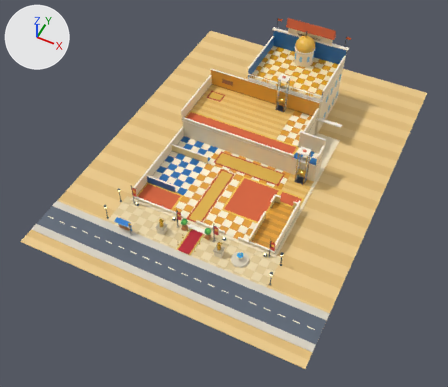
One commit to the glTF model art3d/venues/sunspire/shell.glb: the scene before it, then after it.
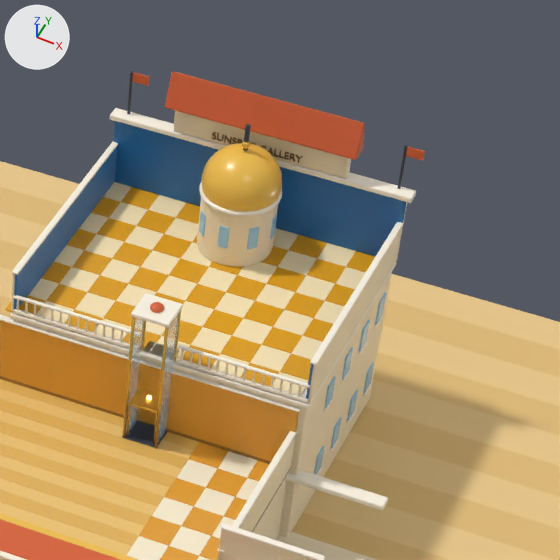
Each version appears first whole from a 50 mm lens placed at (31.16, -58.62, 55.21), pointed at (9.07, -14.44, -0.01), and next in a close-up on the part from 55% to 86% of the width and 0% to 36% of the height. Every picture has the same lights, and +X, +Y and +Z are marked at upper left. The first two pictures are the older version. Vertices at exactly the same position are counted once.

In view in the first close-up: 'building', 'cabin_sun_terrace', 'crown', 'dome', 'floor_floor_1', 'floor_sun_terrace', 'grounds', 'lift_sun_terrace'.
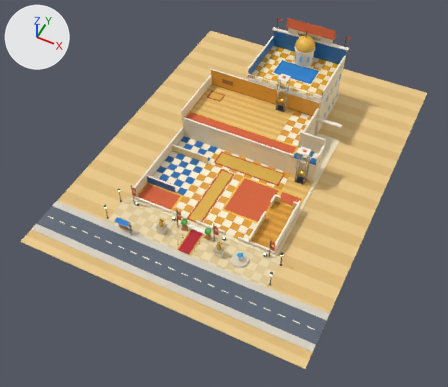
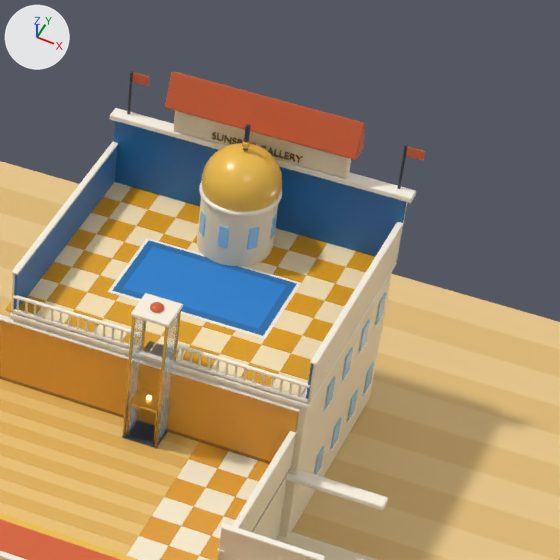
What differs and where, as boxes [x1, y1, x2, y2] in the close-ups (560 x 560 px):
part 1 of me_cube_423, added
    after: [112, 241, 297, 336]
part 2 of me_cube_423, added (blue)
    after: [123, 247, 286, 329]
part 3 of me_cube_423, added
    after: [108, 238, 301, 339]

What the commit changed:
Material 'toy_2583D0_60' (mat_toy_2583d0_60) is new.
Its base color is (0.0185, 0.227, 0.631) (blue #2583d0).
Its roughness is 0.6.
Material 'toy_1F6FB0_60' (mat_toy_1f6fb0_60) is new.
Its base color is (0.0137, 0.159, 0.434) (blue #1f6fb0).
Its roughness is 0.6.
me_cube_423 is used by ob_floor_sun_terrace; location (0.0, 0.0, 0.0).
me_cube_423 had 9776 vertices, 20084 faces and spanned x 5.0..15.41, y -0.08..8.11, z 0.0..8.23.
me_cube_423 now has 9840 vertices, 20200 faces and spans x 5.0..15.41, y -0.08..8.11, z 0.0..8.23.
me_cube_423 part 1: a new loose piece of 24 vertices spanning x 7.7..12.9, y 2.4..5.4, z 5.78..5.8, in mat_toy_1f6fb0_60 (blue #1f6fb0).
me_cube_423 part 2: a new loose piece of 24 vertices spanning x 7.95..12.65, y 2.65..5.15, z 5.78..5.81, in mat_toy_2583d0_60 (blue #2583d0).
me_cube_423 part 3: a new loose piece of 16 vertices spanning x 7.58..13.02, y 2.28..5.52, z 5.77..5.79, in mat_toy_fff7e6_40 (pale yellow #fff7e6).
me_cube_423 gains material mat_toy_1f6fb0_60 (blue #1f6fb0).
me_cube_423 gains material mat_toy_2583d0_60 (blue #2583d0).
